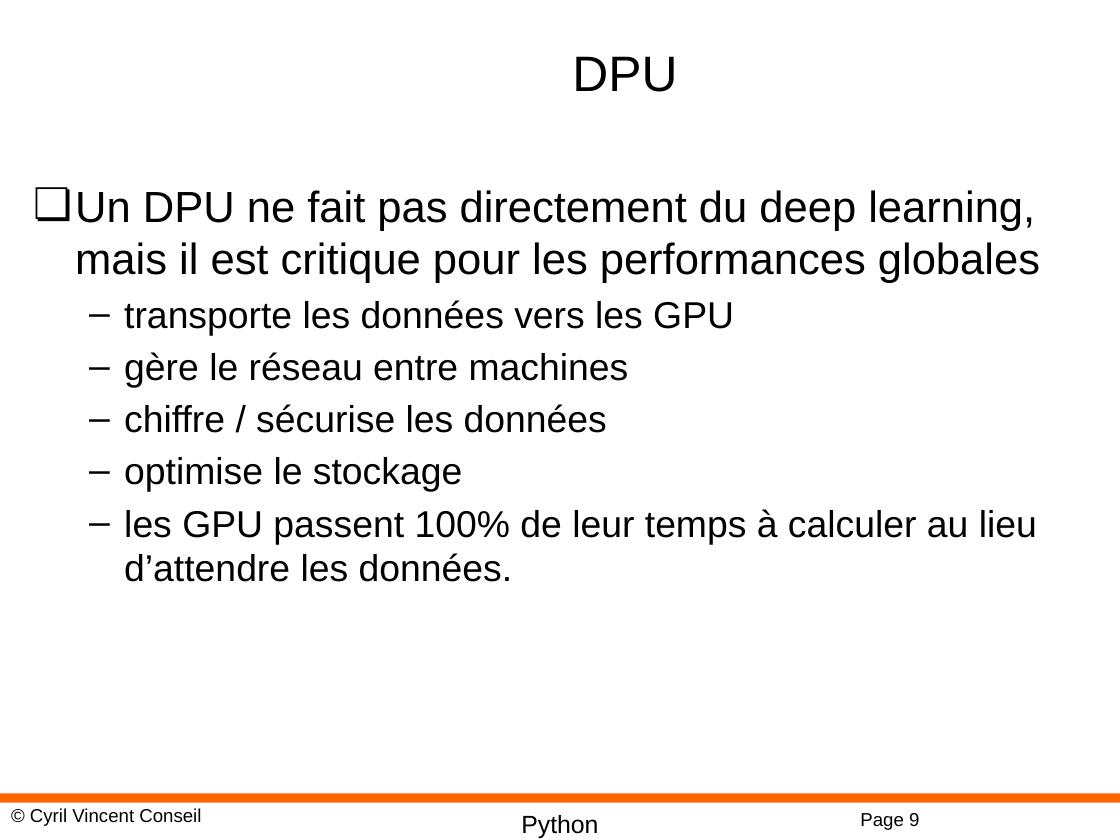
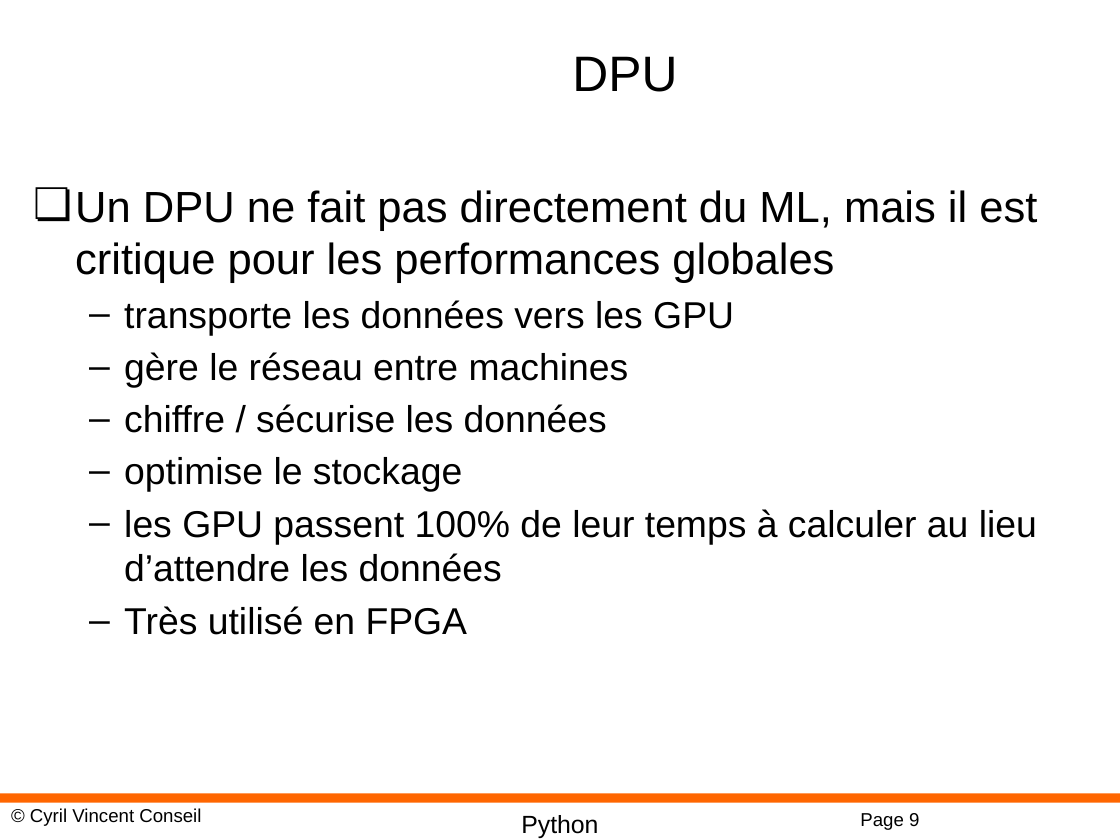
Before and after one commit to cyrilvincent/iot-ai, a slide deck: slide 9 of ppt/IoTAI30-NPU.pptx. Drawn at 1120x840 pixels with LibreOffice and Linux fonts; fonts in the diff are those of the drawing; background and template pictures are left out. Boxes give left, top, right and bottom in pixels: in the first picture for what was removed or moved away, otherwise in the second. Text is boxed around its words. In the diff, an @@ line names an element or a change of style, - is before the commit and + after.

Commit message:
fpga end

```diff
--- a/ppt/IoTAI30-NPU.pptx
+++ b/ppt/IoTAI30-NPU.pptx
@@ text at (75,190,1037,283): text changed @@
-❏ Un DPU ne fait pas directement du deep learning, mais il est critique pour les performances globales
+❏ Un DPU ne fait pas directement du ML, mais il est critique pour les performances globales
@@ text at (124,509,1037,635): text changed @@
-  – les GPU passent 100% de leur temps à calculer au lieu d’attendre les données.
+  – les GPU passent 100% de leur temps à calculer au lieu d’attendre les données
+  – Très utilisé en FPGA
```
Also in this commit, not shown: 1 slide removed, 7 other files.
